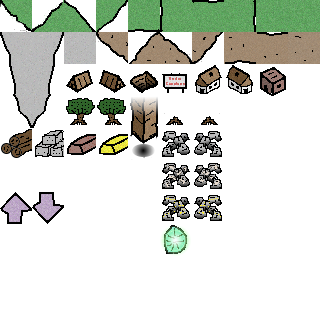
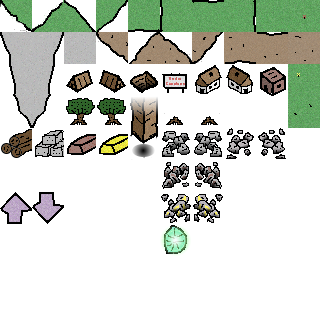
Layered file, before and after one edit (320x320). Changes by layer:
added layer "Grass copy #1" above "Grass copy #2" over <box>288,64,320,96</box>
added layer "Grass copy #2" above "Grass" over <box>288,96,320,128</box>
added layer "rocks2 copy #1" above "rocks2 copy" over <box>258,128,286,159</box>
added layer "rocks2 copy" above "rocks2" over <box>226,128,254,159</box>
renamed "rocks_iron2" to "rocks_iron copy", painted on it over <box>194,162,222,189</box>
painted on "rocks_iron" over <box>162,162,190,189</box>
renamed "rocks_gold2" to "rocks_gold copy", painted on it over <box>193,194,223,223</box>
painted on "rocks_gold" over <box>161,194,191,223</box>
